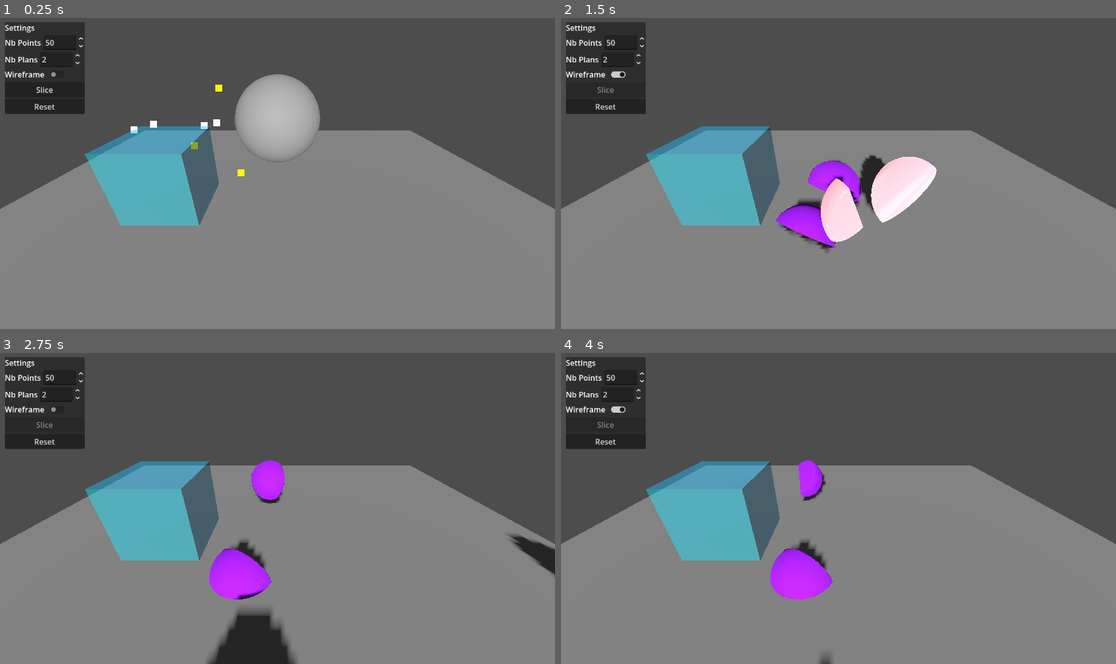
Above: before the commit, frames 1-4 (two rows, left to right).
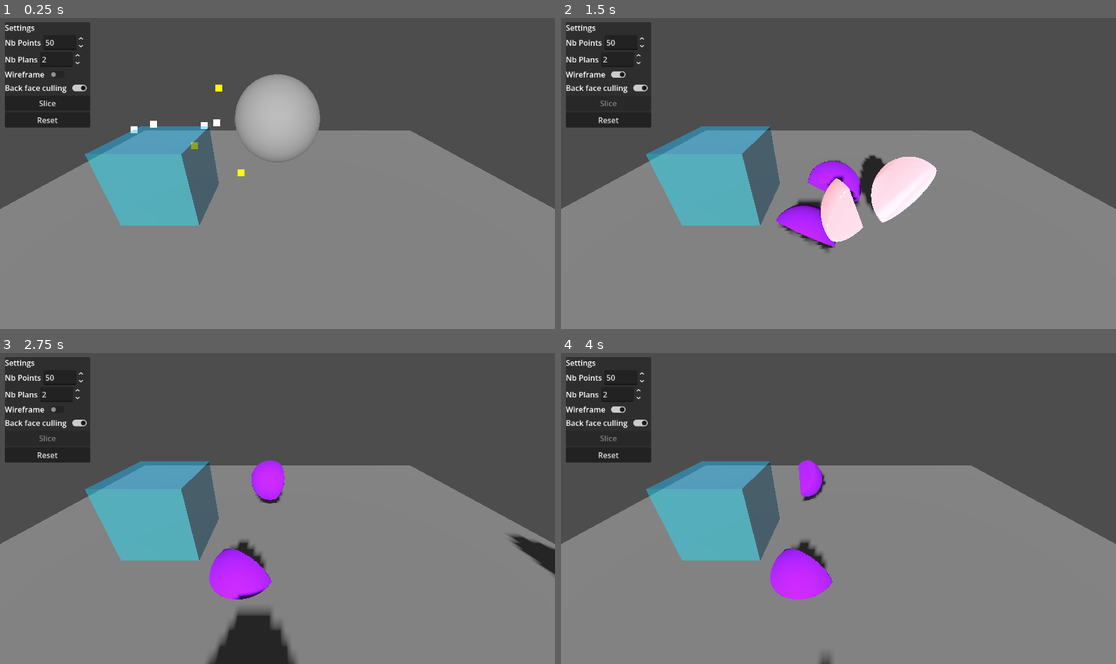
Above: after the commit, the same moments.

Repository: Rashnain/TER-2026
Game: Godot game, scene res://scenes/test.tscn
Same seed, same stepped clock (60 frames per second), same inputs: the game is played once before the commit and once after it.
Inputs (mouse positions are in pixels of both pictures, inside the frame that each line leads up to):
- Up to frame 1 (0.25 s): no input
- Up to frame 2 (1.5 s): click (616, 73) at 0.52 s; click "Slice" at 1.25 s
- Up to frame 3 (2.75 s): click (55, 408) at 2.02 s
- Up to frame 4 (4 s): click (616, 408) at 2.77 s

The runs differ from the first frame. In frame 1, 1.2% of the frame differs, in the area x 0-17%, y 1-36%; in frame 2, 1.2%; in frame 3, 1.2%; in frame 4, 1.2%.

Commit message:
add back face culling toggle

Diff:
--- a/projet/ter/scenes/test.tscn
+++ b/projet/ter/scenes/test.tscn
@@ -138,6 +138,17 @@
 [node name="CheckButton" type="CheckButton" parent="CanvasLayer/Control/PanelContainer/VBoxContainer/HBoxContainer3" unique_id=1079281868]
 layout_mode = 2
 
+[node name="HBoxContainer4" type="HBoxContainer" parent="CanvasLayer/Control/PanelContainer/VBoxContainer" unique_id=964818473]
+layout_mode = 2
+
+[node name="Label" type="Label" parent="CanvasLayer/Control/PanelContainer/VBoxContainer/HBoxContainer4" unique_id=165880659]
+layout_mode = 2
+text = "Back face culling"
+
+[node name="CheckButton" type="CheckButton" parent="CanvasLayer/Control/PanelContainer/VBoxContainer/HBoxContainer4" unique_id=2017432372]
+layout_mode = 2
+button_pressed = true
+
 [node name="SliceButton" type="Button" parent="CanvasLayer/Control/PanelContainer/VBoxContainer" unique_id=1007680607]
 unique_name_in_owner = true
 layout_mode = 2
@@ -148,6 +159,7 @@
 layout_mode = 2
 text = "Reset"
 
-[connection signal="toggled" from="CanvasLayer/Control/PanelContainer/VBoxContainer/HBoxContainer3/CheckButton" to="." method="_on_check_button_toggled"]
+[connection signal="toggled" from="CanvasLayer/Control/PanelContainer/VBoxContainer/HBoxContainer3/CheckButton" to="." method="_on_wireframe_toggled"]
+[connection signal="toggled" from="CanvasLayer/Control/PanelContainer/VBoxContainer/HBoxContainer4/CheckButton" to="." method="_on_back_face_culling_toggled"]
 [connection signal="pressed" from="CanvasLayer/Control/PanelContainer/VBoxContainer/SliceButton" to="." method="_on_slice_button_pressed"]
 [connection signal="pressed" from="CanvasLayer/Control/PanelContainer/VBoxContainer/ResetButton" to="." method="_on_reset_button_pressed"]
--- a/projet/ter/scripts/slicer.gd
+++ b/projet/ter/scripts/slicer.gd
@@ -156,7 +156,6 @@
 	# Correction Aliasing : textures et ombres
 	mat.shading_mode = BaseMaterial3D.SHADING_MODE_PER_PIXEL
 	mat.albedo_color = Color.PURPLE if is_left else Color.PINK
-	#mat.cull_mode = BaseMaterial3D.CULL_DISABLED
 
 	new_mesh_inst.material_override = mat
 	new_body.add_child(new_mesh_inst)
@@ -279,8 +278,14 @@
 func _on_reset_button_pressed():
 	get_tree().reload_current_scene()
 
-func _on_check_button_toggled(toggled_on: bool) -> void:
+func _on_wireframe_toggled(toggled_on: bool) -> void:
 	get_viewport().debug_draw = Viewport.DEBUG_DRAW_WIREFRAME if toggled_on else Viewport.DEBUG_DRAW_DISABLED
+
+func _on_back_face_culling_toggled(toggled_on: bool) -> void:
+	var rigid_bodies: Array[Node] = pieces_node.get_children()
+	for rb in rigid_bodies:
+		var mi := rb.get_child(0)
+		mi.material_override.cull_mode = BaseMaterial3D.CULL_BACK if toggled_on else BaseMaterial3D.CULL_DISABLED
 
 func clean_pieces():
 	for point in points_node.get_children():
